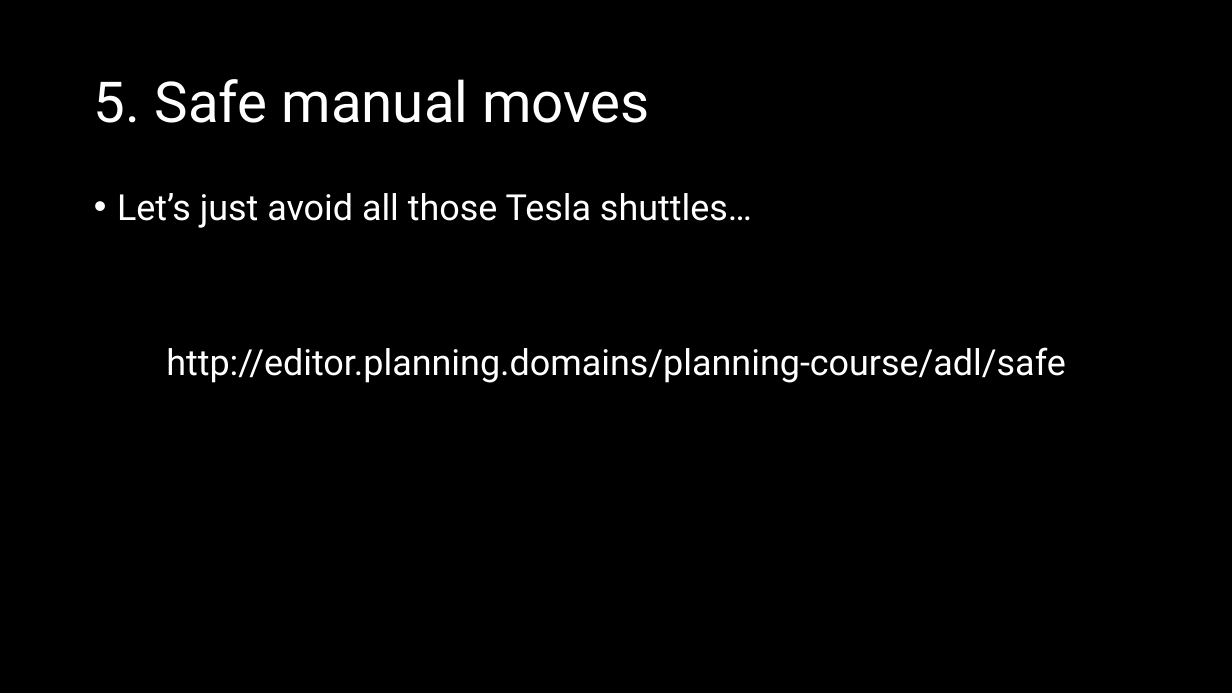
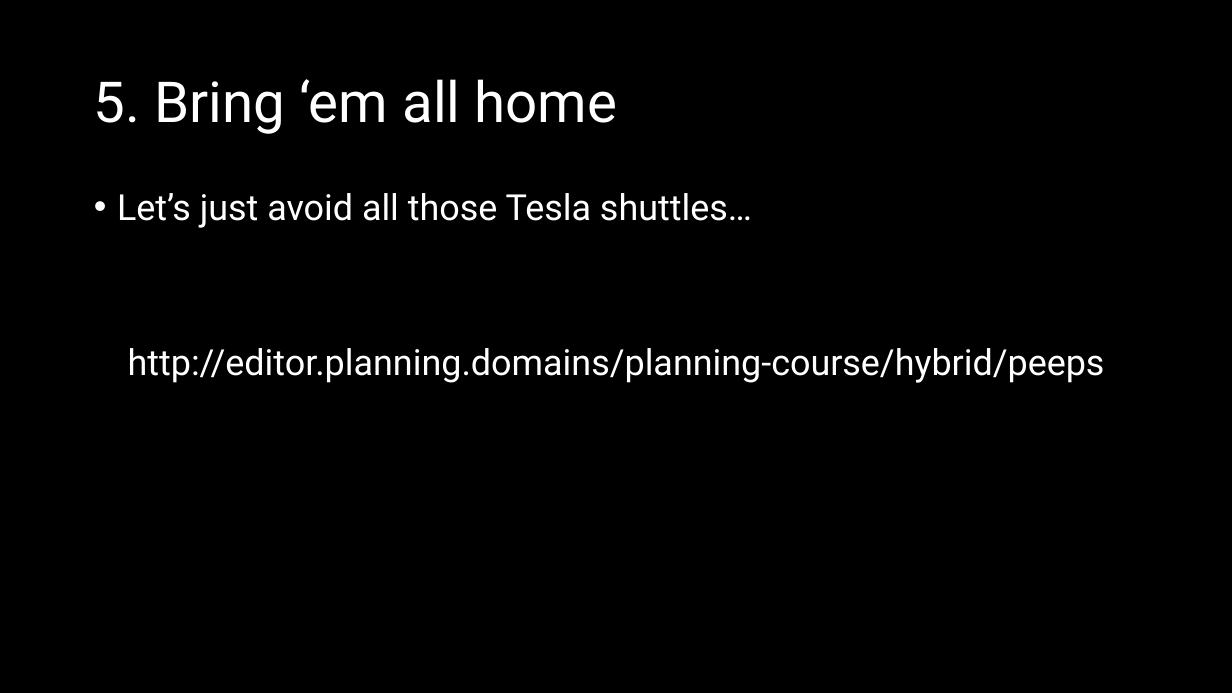
Before and after one commit to AI-Planning/modeling-in-pddl, a slide deck: slide 16 of exercises/cisc-813/hybrid/slides.pptx (slide 17 before the commit). Drawn at 1232x693 pixels with LibreOffice and Linux fonts; fonts in the diff are those of the drawing. Boxes give left, top, right and bottom in pixels: in the first picture for what was removed or moved away, otherwise in the second. Text is boxed around its words. In the diff, an @@ line names an element or a change of style, - is before the commit and + after.

```diff
--- a/exercises/cisc-813/hybrid/slides.pptx
+++ b/exercises/cisc-813/hybrid/slides.pptx
@@ title at bbox=[94, 79, 617, 134]: text changed @@
-5. Safe manual moves
+5. Bring ‘em all home
@@ text at bbox=[128, 348, 1105, 383]: text changed @@
-http://editor.planning.domains/planning-course/adl/safe
+http://editor.planning.domains/planning-course/hybrid/peeps
```
Also in this commit, not shown: 11 other slides changed, 2 slides added, 3 slides removed, 4 other files.
